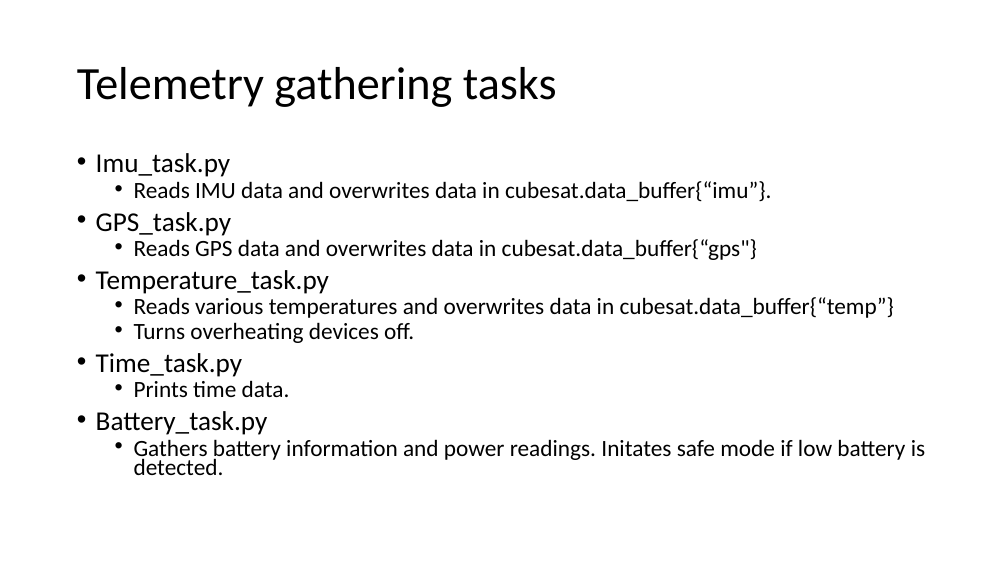
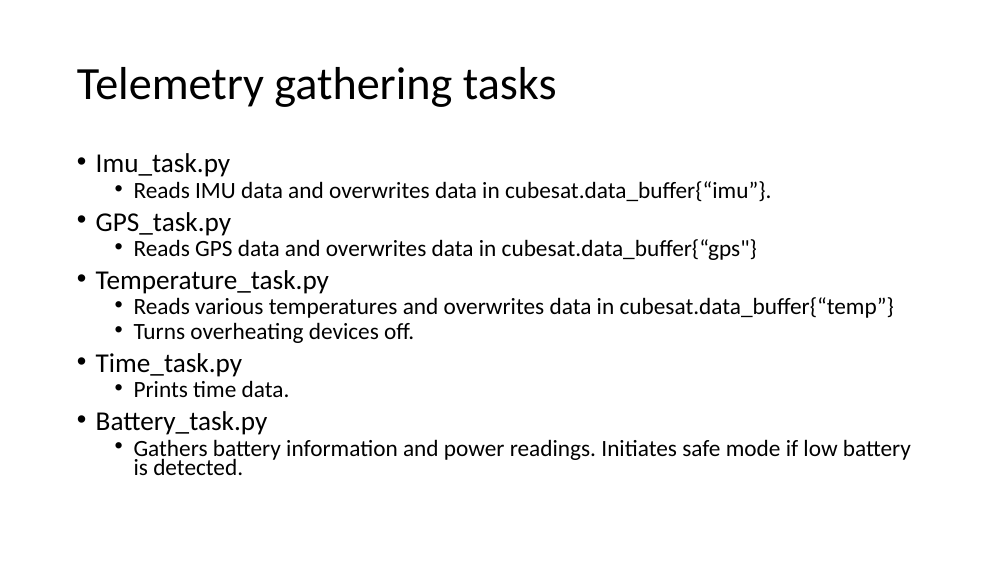
Before and after one commit to erichtang/mainboard, a slide deck: slide 41 of software/foras-promineo/Foras Promineo Software Primer.pptx (slide 35 before the commit). Drawn at 1008x567 pixels with LibreOffice and Linux fonts; fonts in the diff are those of the drawing. Boxes give left, top, right and bottom in pixels: in the first picture for what was removed or moved away, otherwise in the second. Text is boxed around its words. In the diff, an @@ line names an element or a change of style, - is before the commit and + after.

```diff
--- a/software/foras-promineo/Foras Promineo Software Primer.pptx
+++ b/software/foras-promineo/Foras Promineo Software Primer.pptx
@@ text at (x1=134, y1=439, x2=911, y2=475): text changed @@
-  • Gathers battery information and power readings. Initates safe mode if low battery is detected.
+  • Gathers battery information and power readings. Initiates safe mode if low battery is detected.
```
Also in this commit, not shown: 25 other slides changed, 10 slides added, 4 slides removed, 10 other files.
